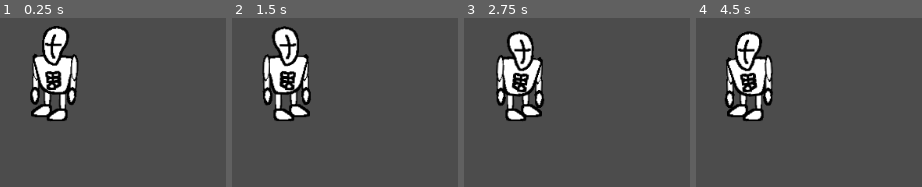
Above: before the commit, frames 1-4 (left to right).
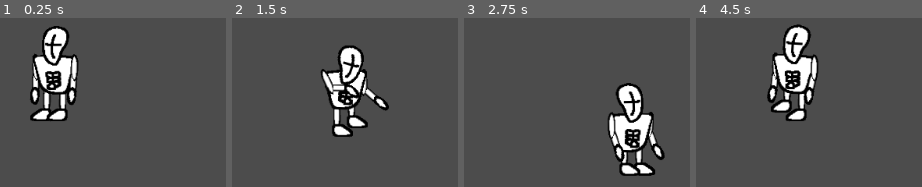
Above: after the commit, the same moments.

Repository: IllusiveS/godot_2d_animation
Game: Godot game, scene res://Level.tscn
The game is run twice, just before and just after one commit, with the same random seed, the same clock (stepped at 60 frames per second) and the same inputs. Before the commit the project has no main scene; this scene is started directly in both runs.
Inputs:
- Up to frame 1 (0.25 s): no input
- Up to frame 2 (1.5 s): hold Right (ui_right) 0.53-1.28 s; hold Space (ui_select) 0.53-1.28 s; hold Down (ui_down) from 1.28 s (still down); tap Space (ui_select) at 1.35 s
- Up to frame 3 (2.75 s): tap Space (ui_select) at 1.52, 1.82 s; release Down (ui_down) at 2.03 s; hold Right (ui_right) from 2.03 s (still down); hold Space (ui_select) from 2.03 s (still down)
- Up to frame 4 (4.5 s): release Right (ui_right) at 2.78 s; release Space (ui_select) at 2.78 s; hold Up (ui_up) 2.78-3.53 s; tap Space (ui_select) at 2.85, 3.02, 3.32, 4.35 s; hold Space (ui_select) 3.53-4.28 s; hold Left (ui_left) from 3.53 s (still down)

The runs differ from the first frame. In frame 1, 0.7% of the frame differs, in the area x 13-24%, y 43-61%; in frame 2, 15%; in frame 3, 15%, in the area x 14-89%, y 7-94%; in frame 4, 15%.

Commit message:
working basic anim tree

Diff:
--- a/Character.tscn
+++ b/Character.tscn
@@ -1,6 +1,6 @@
-[gd_scene load_steps=18 format=2]
-
-[ext_resource path="res://Character.gd" type="Script" id=1]
+[gd_scene load_steps=28 format=2]
+
+[ext_resource path="res://Scripts/Character.gd" type="Script" id=1]
 [ext_resource path="res://CompiledAssets/HandPartTemplate.png" type="Texture" id=2]
 [ext_resource path="res://CompiledAssets/BodyTemplate.png" type="Texture" id=3]
 [ext_resource path="res://CompiledAssets/HeadTemplate.png" type="Texture" id=4]
@@ -8,8 +8,6 @@
 [ext_resource path="res://CompiledAssets/FeetTemplate.png" type="Texture" id=6]
 
 [sub_resource type="Animation" id=1]
-
-[sub_resource type="Animation" id=2]
 length = 0.5
 loop = true
 tracks/0/type = "bezier"
@@ -333,12 +331,12 @@
 "values": [ -1.71747, 18.9529, -1.71747 ]
 }
 
+[sub_resource type="Animation" id=2]
+resource_name = "FlipLeft"
+
 [sub_resource type="Animation" id=3]
-resource_name = "FlipLeft"
 
 [sub_resource type="Animation" id=4]
-
-[sub_resource type="Animation" id=5]
 length = 1.8
 loop = true
 tracks/0/type = "bezier"
@@ -490,6 +488,266 @@
 "times": PoolRealArray( 0 )
 }
 
+[sub_resource type="Animation" id=5]
+length = 2.0
+loop = true
+tracks/0/type = "bezier"
+tracks/0/path = NodePath("Skeleton/Hip/Chest/LArm/LArmLower/LHand:position:x")
+tracks/0/interp = 1
+tracks/0/loop_wrap = true
+tracks/0/imported = false
+tracks/0/enabled = true
+tracks/0/keys = {
+"points": PoolRealArray( 8.08891, -0.25, 0, 0.25, 0, 8.08891, -0.25, 0, 0.25, 0, 8.08891, -0.25, 0, 0.25, 0, 8.08891, -0.25, 0, 0.25, 0, 8.08891, -0.25, 0, 0.25, 0 ),
+"times": PoolRealArray( 0, 0.5, 1, 1.5, 2 )
+}
+tracks/1/type = "bezier"
+tracks/1/path = NodePath("Skeleton/Hip/Chest/LArm/LArmLower/LHand:position:y")
+tracks/1/interp = 1
+tracks/1/loop_wrap = true
+tracks/1/imported = false
+tracks/1/enabled = true
+tracks/1/keys = {
+"points": PoolRealArray( 0.450816, -0.25, 0, 0.25, 0, 0.450816, -0.25, 0, 0.25, 0, 0.450816, -0.25, 0, 0.25, 0, 0.450816, -0.25, 0, 0.25, 0, 0.450816, -0.25, 0, 0.25, 0 ),
+"times": PoolRealArray( 0, 0.5, 1, 1.5, 2 )
+}
+tracks/2/type = "value"
+tracks/2/path = NodePath("Skeleton/Hip/Chest/LArm/LArmLower/LHand:rotation_degrees")
+tracks/2/interp = 1
+tracks/2/loop_wrap = true
+tracks/2/imported = false
+tracks/2/enabled = true
+tracks/2/keys = {
+"times": PoolRealArray( 0, 0.5, 1, 1.5, 2 ),
+"transitions": PoolRealArray( 1, 1, 1, 1, 1 ),
+"update": 0,
+"values": [ 2.61765, -18.6067, -43.6551, -28.6379, 2.61765 ]
+}
+tracks/3/type = "bezier"
+tracks/3/path = NodePath("Skeleton/Hip/Chest/LArm/LArmLower:position:x")
+tracks/3/interp = 1
+tracks/3/loop_wrap = true
+tracks/3/imported = false
+tracks/3/enabled = true
+tracks/3/keys = {
+"points": PoolRealArray( 7.47194, -0.25, 0, 0.25, 0, 7.47194, -0.25, 0, 0.25, 0, 7.47194, -0.25, 0, 0.25, 0, 7.47194, -0.25, 0, 0.25, 0, 7.47194, -0.25, 0, 0.25, 0 ),
+"times": PoolRealArray( 0, 0.5, 1, 1.5, 2 )
+}
+tracks/4/type = "bezier"
+tracks/4/path = NodePath("Skeleton/Hip/Chest/LArm/LArmLower:position:y")
+tracks/4/interp = 1
+tracks/4/loop_wrap = true
+tracks/4/imported = false
+tracks/4/enabled = true
+tracks/4/keys = {
+"points": PoolRealArray( -0.233473, -0.25, 0, 0.25, 0, -0.233473, -0.25, 0, 0.25, 0, -0.233473, -0.25, 0, 0.25, 0, -0.233473, -0.25, 0, 0.25, 0, -0.233473, -0.25, 0, 0.25, 0 ),
+"times": PoolRealArray( 0, 0.5, 1, 1.5, 2 )
+}
+tracks/5/type = "value"
+tracks/5/path = NodePath("Skeleton/Hip/Chest/LArm/LArmLower:rotation_degrees")
+tracks/5/interp = 1
+tracks/5/loop_wrap = true
+tracks/5/imported = false
+tracks/5/enabled = true
+tracks/5/keys = {
+"times": PoolRealArray( 0, 0.5, 1, 1.5, 2 ),
+"transitions": PoolRealArray( 1, 1, 1, 1, 1 ),
+"update": 0,
+"values": [ 0.0, 53.2473, 65.9721, 37.791, 0.0 ]
+}
+tracks/6/type = "bezier"
+tracks/6/path = NodePath("Skeleton/Hip/Chest/LArm:position:x")
+tracks/6/interp = 1
+tracks/6/loop_wrap = true
+tracks/6/imported = false
+tracks/6/enabled = true
+tracks/6/keys = {
+"points": PoolRealArray( 7.92938, -0.25, 0, 0.25, 0, 7.92938, -0.25, 0, 0.25, 0, 7.92938, -0.25, 0, 0.25, 0, 7.92938, -0.25, 0, 0.25, 0, 7.92938, -0.25, 0, 0.25, 0 ),
+"times": PoolRealArray( 0, 0.5, 1, 1.5, 2 )
+}
+tracks/7/type = "bezier"
+tracks/7/path = NodePath("Skeleton/Hip/Chest/LArm:position:y")
+tracks/7/interp = 1
+tracks/7/loop_wrap = true
+tracks/7/imported = false
+tracks/7/enabled = true
+tracks/7/keys = {
+"points": PoolRealArray( 10.3414, -0.25, 0, 0.25, 0, 10.3414, -0.25, 0, 0.25, 0, 10.3414, -0.25, 0, 0.25, 0, 10.3414, -0.25, 0, 0.25, 0, 10.3414, -0.25, 0, 0.25, 0 ),
+"times": PoolRealArray( 0, 0.5, 1, 1.5, 2 )
+}
+tracks/8/type = "value"
+tracks/8/path = NodePath("Skeleton/Hip/Chest/LArm:rotation_degrees")
+tracks/8/interp = 1
+tracks/8/loop_wrap = true
+tracks/8/imported = false
+tracks/8/enabled = true
+tracks/8/keys = {
+"times": PoolRealArray( 0, 0.5, 1, 1.5, 2 ),
+"transitions": PoolRealArray( 1, 1, 1, 1, 1 ),
+"update": 0,
+"values": [ 179.16, 193.717, 207.821, 186.715, 179.16 ]
+}
+tracks/9/type = "bezier"
+tracks/9/path = NodePath("Skeleton/Hip/Chest/RArm:position:x")
+tracks/9/interp = 1
+tracks/9/loop_wrap = true
+tracks/9/imported = false
+tracks/9/enabled = true
+tracks/9/keys = {
+"points": PoolRealArray( 8.16078, -0.25, 0, 0.25, 0, 8.16078, -0.25, 0, 0.25, 0, 8.16078, -0.25, 0, 0.25, 0, 8.16078, -0.25, 0, 0.25, 0, 8.16078, -0.25, 0, 0.25, 0 ),
+"times": PoolRealArray( 0, 0.5, 1, 1.5, 2 )
+}
+tracks/10/type = "bezier"
+tracks/10/path = NodePath("Skeleton/Hip/Chest/RArm:position:y")
+tracks/10/interp = 1
+tracks/10/loop_wrap = true
+tracks/10/imported = false
+tracks/10/enabled = true
+tracks/10/keys = {
+"points": PoolRealArray( -8.5005, -0.25, 0, 0.25, 0, -8.5005, -0.25, 0, 0.25, 0, -8.5005, -0.25, 0, 0.25, 0, -8.5005, -0.25, 0, 0.25, 0, -8.5005, -0.25, 0, 0.25, 0 ),
+"times": PoolRealArray( 0, 0.5, 1, 1.5, 2 )
+}
+tracks/11/type = "value"
+tracks/11/path = NodePath("Skeleton/Hip/Chest/RArm:rotation_degrees")
+tracks/11/interp = 1
+tracks/11/loop_wrap = true
+tracks/11/imported = false
+tracks/11/enabled = true
+tracks/11/keys = {
+"times": PoolRealArray( 0, 0.5, 1, 1.5, 2 ),
+"transitions": PoolRealArray( 1, 1, 1, 1, 1 ),
+"update": 0,
+"values": [ 177.91, 174.627, 182.741, 177.149, 177.91 ]
+}
+tracks/12/type = "bezier"
+tracks/12/path = NodePath("Skeleton/Hip/Chest/RArm/RArmLower:position:x")
+tracks/12/interp = 1
+tracks/12/loop_wrap = true
+tracks/12/imported = false
+tracks/12/enabled = true
+tracks/12/keys = {
+"points": PoolRealArray( 7.24362, -0.25, 0, 0.25, 0, 7.24362, -0.25, 0, 0.25, 0, 7.24362, -0.25, 0, 0.25, 0, 7.24362, -0.25, 0, 0.25, 0, 7.24362, -0.25, 0, 0.25, 0 ),
+"times": PoolRealArray( 0, 0.5, 1, 1.5, 2 )
+}
+tracks/13/type = "bezier"
+tracks/13/path = NodePath("Skeleton/Hip/Chest/RArm/RArmLower:position:y")
+tracks/13/interp = 1
+tracks/13/loop_wrap = true
+tracks/13/imported = false
+tracks/13/enabled = true
+tracks/13/keys = {
+"points": PoolRealArray( 0.146984, -0.25, 0, 0.25, 0, 0.146984, -0.25, 0, 0.25, 0, 0.146984, -0.25, 0, 0.25, 0, 0.146984, -0.25, 0, 0.25, 0, 0.146984, -0.25, 0, 0.25, 0 ),
+"times": PoolRealArray( 0, 0.5, 1, 1.5, 2 )
+}
+tracks/14/type = "value"
+tracks/14/path = NodePath("Skeleton/Hip/Chest/RArm/RArmLower:rotation_degrees")
+tracks/14/interp = 1
+tracks/14/loop_wrap = true
+tracks/14/imported = false
+tracks/14/enabled = true
+tracks/14/keys = {
+"times": PoolRealArray( 0, 0.5, 1, 1.5, 2 ),
+"transitions": PoolRealArray( 1, 1, 1, 1, 1 ),
+"update": 0,
+"values": [ 1.42121, 73.1951, 39.5246, 19.5876, 1.42121 ]
+}
+tracks/15/type = "bezier"
+tracks/15/path = NodePath("Skeleton/Hip/Chest/RArm/RArmLower/RHand:position:x")
+tracks/15/interp = 1
+tracks/15/loop_wrap = true
+tracks/15/imported = false
+tracks/15/enabled = true
+tracks/15/keys = {
+"points": PoolRealArray( 8.75013, -0.25, 0, 0.25, 0, 8.75013, -0.25, 0, 0.25, 0, 8.75013, -0.25, 0, 0.25, 0, 8.75013, -0.25, 0, 0.25, 0, 8.75013, -0.25, 0, 0.25, 0 ),
+"times": PoolRealArray( 0, 0.5, 1, 1.5, 2 )
+}
+tracks/16/type = "bezier"
+tracks/16/path = NodePath("Skeleton/Hip/Chest/RArm/RArmLower/RHand:position:y")
+tracks/16/interp = 1
+tracks/16/loop_wrap = true
+tracks/16/imported = false
+tracks/16/enabled = true
+tracks/16/keys = {
+"points": PoolRealArray( -0.008605, -0.25, 0, 0.25, 0, -0.008605, -0.25, 0, 0.25, 0, -0.008605, -0.25, 0, 0.25, 0, -0.008605, -0.25, 0, 0.25, 0, -0.008605, -0.25, 0, 0.25, 0 ),
+"times": PoolRealArray( 0, 0.5, 1, 1.5, 2 )
+}
+tracks/17/type = "value"
+tracks/17/path = NodePath("Skeleton/Hip/Chest/RArm/RArmLower/RHand:rotation_degrees")
+tracks/17/interp = 1
+tracks/17/loop_wrap = true
+tracks/17/imported = false
+tracks/17/enabled = true
+tracks/17/keys = {
+"times": PoolRealArray( 0, 0.5, 1, 1.5, 2 ),
+"transitions": PoolRealArray( 1, 1, 1, 1, 1 ),
+"update": 0,
+"values": [ 0.0, 35.2282, -9.34157, 8.51986, 0.0 ]
+}
+tracks/18/type = "bezier"
+tracks/18/path = NodePath("Skeleton/Hip/Chest/Spine/Head:position:x")
+tracks/18/interp = 1
+tracks/18/loop_wrap = true
+tracks/18/imported = false
+tracks/18/enabled = true
+tracks/18/keys = {
+"points": PoolRealArray( 10.3396, -0.25, 0, 0.25, 0, 10.3396, -0.25, 0, 0.25, 0, 7.56509, -0.25, 0, 0.25, 0, 10.0617, -0.25, 0, 0.25, 0, 10.3396, -0.25, 0, 0.25, 0 ),
+"times": PoolRealArray( 0, 0.5, 1, 1.5, 2 )
+}
+tracks/19/type = "bezier"
+tracks/19/path = NodePath("Skeleton/Hip/Chest/Spine/Head:position:y")
+tracks/19/interp = 1
+tracks/19/loop_wrap = true
+tracks/19/imported = false
+tracks/19/enabled = true
+tracks/19/keys = {
+"points": PoolRealArray( -0.256515, -0.25, 0, 0.25, 0, -0.256515, -0.25, 0, 0.25, 0, -0.919206, -0.25, 0, 0.25, 0, -1.78085, -0.25, 0, 0.25, 0, -0.256515, -0.25, 0, 0.25, 0 ),
+"times": PoolRealArray( 0, 0.5, 1, 1.5, 2 )
+}
+tracks/20/type = "value"
+tracks/20/path = NodePath("Skeleton/Hip/Chest/Spine/Head:rotation_degrees")
+tracks/20/interp = 1
+tracks/20/loop_wrap = true
+tracks/20/imported = false
+tracks/20/enabled = true
+tracks/20/keys = {
+"times": PoolRealArray( 0, 0.5, 1, 1.5, 2 ),
+"transitions": PoolRealArray( 1, 1, 1, 1, 1 ),
+"update": 0,
+"values": [ -1.71747, 8.879, -22.9809, 9.16695, -1.71747 ]
+}
+tracks/21/type = "bezier"
+tracks/21/path = NodePath("Skeleton/Hip/Chest:position:x")
+tracks/21/interp = 1
+tracks/21/loop_wrap = true
+tracks/21/imported = false
+tracks/21/enabled = true
+tracks/21/keys = {
+"points": PoolRealArray( 0.3013, -0.25, 0, 0.25, 0, 0.3013, -0.25, 0, 0.25, 0, 0.3013, -0.25, 0, 0.25, 0, 2.02337, -0.25, 0, 0.25, 0, 0.3013, -0.25, 0, 0.25, 0 ),
+"times": PoolRealArray( 0, 0.5, 1, 1.5, 2 )
+}
+tracks/22/type = "bezier"
+tracks/22/path = NodePath("Skeleton/Hip/Chest:position:y")
+tracks/22/interp = 1
+tracks/22/loop_wrap = true
+tracks/22/imported = false
+tracks/22/enabled = true
+tracks/22/keys = {
+"points": PoolRealArray( -15.2296, -0.25, 0, 0.25, 0, -15.2296, -0.25, 0, 0.25, 0, -15.2296, -0.25, 0, 0.25, 0, -17.1738, -0.25, 0, 0.25, 0, -15.2296, -0.25, 0, 0.25, 0 ),
+"times": PoolRealArray( 0, 0.5, 1, 1.5, 2 )
+}
+tracks/23/type = "value"
+tracks/23/path = NodePath("Skeleton/Hip/Chest:rotation_degrees")
+tracks/23/interp = 1
+tracks/23/loop_wrap = true
+tracks/23/imported = false
+tracks/23/enabled = true
+tracks/23/keys = {
+"times": PoolRealArray( 0, 0.5, 1, 1.5, 2 ),
+"transitions": PoolRealArray( 1, 1, 1, 1, 1 ),
+"update": 0,
+"values": [ -87.7542, -93.5972, -88.8013, -83.9866, -87.7542 ]
+}
+
 [sub_resource type="Animation" id=6]
 loop = true
 tracks/0/type = "bezier"
@@ -589,27 +847,71 @@
 "values": [ -87.7542, -87.7542, -87.7542 ]
 }
 
-[sub_resource type="AnimationNodeAnimation" id=7]
+[sub_resource type="AnimationNodeBlend2" id=7]
+filter_enabled = true
+filters = [ "Skeleton/Hip/LLeg:position:x", "Skeleton/Hip/LLeg:position:y", "Skeleton/Hip/LLeg:rotation_degrees", "Skeleton/Hip/RLeg:position:x", "Skeleton/Hip/RLeg:position:y", "Skeleton/Hip/RLeg:rotation_degrees" ]
+
+[sub_resource type="AnimationNodeAnimation" id=8]
 animation = "Idle"
 
-[sub_resource type="AnimationNodeAnimation" id=8]
+[sub_resource type="AnimationNodeAnimation" id=9]
 animation = "Walk"
 
-[sub_resource type="AnimationNodeBlendSpace1D" id=9]
-blend_point_0/node = SubResource( 7 )
+[sub_resource type="AnimationNodeBlendSpace1D" id=10]
+blend_point_0/node = SubResource( 8 )
 blend_point_0/pos = 0.0
-blend_point_1/node = SubResource( 8 )
+blend_point_1/node = SubResource( 9 )
 blend_point_1/pos = 1.0
 min_space = 0.0
 
-[sub_resource type="AnimationNodeBlendTree" id=10]
-graph_offset = Vector2( -190, 56 )
-nodes/Movement/node = SubResource( 9 )
-nodes/Movement/position = Vector2( -40, 120 )
-nodes/output/position = Vector2( 400, 120 )
-node_connections = [ "output", 0, "Movement" ]
-
-[sub_resource type="CapsuleShape2D" id=11]
+[sub_resource type="AnimationNodeAnimation" id=11]
+animation = "DmgTaken"
+
+[sub_resource type="AnimationNodeAnimation" id=12]
+animation = "Idle"
+
+[sub_resource type="AnimationNodeAnimation" id=13]
+animation = "Talking"
+
+[sub_resource type="AnimationNodeStateMachineTransition" id=14]
+switch_mode = 2
+auto_advance = true
+
+[sub_resource type="AnimationNodeStateMachineTransition" id=15]
+
+[sub_resource type="AnimationNodeStateMachineTransition" id=16]
+switch_mode = 2
+auto_advance = true
+
+[sub_resource type="AnimationNodeStateMachineTransition" id=17]
+
+[sub_resource type="AnimationNodeStateMachine" id=18]
+states/DmgTaken/node = SubResource( 11 )
+states/DmgTaken/position = Vector2( 634, 360 )
+states/Idle/node = SubResource( 12 )
+states/Idle/position = Vector2( 379, 360 )
+states/Talking/node = SubResource( 13 )
+states/Talking/position = Vector2( 173, 360 )
+transitions = [ "DmgTaken", "Idle", SubResource( 14 ), "Idle", "DmgTaken", SubResource( 15 ), "Talking", "Idle", SubResource( 16 ), "Idle", "Talking", SubResource( 17 ) ]
+start_node = "Idle"
+graph_offset = Vector2( -101, 193 )
+
+[sub_resource type="AnimationNodeBlendTree" id=19]
+graph_offset = Vector2( -227, 189.5 )
+nodes/Blend2/node = SubResource( 7 )
+nodes/Blend2/position = Vector2( 258, 254.1 )
+nodes/Movement/node = SubResource( 10 )
+nodes/Movement/position = Vector2( -20, 340 )
+nodes/StateMachine/node = SubResource( 18 )
+nodes/StateMachine/position = Vector2( -20, 160 )
+nodes/output/position = Vector2( 460, 260 )
+node_connections = [ "output", 0, "Blend2", "Blend2", 0, "StateMachine", "Blend2", 1, "Movement" ]
+
+[sub_resource type="AnimationNodeStateMachinePlayback" id=20]
+
+[sub_resource type="CapsuleShape2D" id=21]
+radius = 20.4726
+height = 64.0573
 
 [node name="Character" type="KinematicBody2D"]
 scale = Vector2( -1, 1 )
@@ -741,23 +1043,23 @@
 rest = Transform2D( 1, 0, 0, 1, -0.946671, 20.8269 )
 
 [node name="Chest" type="Bone2D" parent="Skeleton/Hip"]
-position = Vector2( -0.227325, -14.0213 )
-rotation = -1.57289
-scale = Vector2( 2.46143, 2.6381 )
+position = Vector2( -0.197294, -14.0899 )
+rotation = -1.57131
+scale = Vector2( 2.46143, 2.63811 )
 rest = Transform2D( 0.0964532, -2.45954, 2.63608, 0.103376, 0.3013, -15.2296 )
 
 [node name="Spine" type="Bone2D" parent="Skeleton/Hip/Chest"]
 rest = Transform2D( 1, 0, 0, 1, 0, 0 )
 
 [node name="Head" type="Bone2D" parent="Skeleton/Hip/Chest/Spine"]
-position = Vector2( 9.59291, -0.431484 )
-rotation = 0.00538452
+position = Vector2( 9.63533, -0.421544 )
+rotation = 0.00403371
 scale = Vector2( 0.724244, 1.02827 )
 rest = Transform2D( 0.723919, -0.0217064, 0.0308183, 1.02781, 10.3396, -0.256515 )
 
 [node name="RArm" type="Bone2D" parent="Skeleton/Hip/Chest"]
 position = Vector2( 8.16078, -8.5005 )
-rotation = 3.13092
+rotation = 3.12994
 rest = Transform2D( -0.999335, 0.0364656, -0.0364656, -0.999335, 8.16078, -8.5005 )
 __meta__ = {
 "_edit_bone_": true,
@@ -766,7 +1068,7 @@
 
 [node name="RArmLower" type="Bone2D" parent="Skeleton/Hip/Chest/RArm"]
 position = Vector2( 7.24362, 0.146984 )
-rotation = 0.0207145
+rotation = 0.0248048
 rest = Transform2D( 0.999692, 0.0248022, -0.0248022, 0.999692, 7.24362, 0.146984 )
 default_length = 9.0
 __meta__ = {
@@ -783,7 +1085,7 @@
 
 [node name="LArm" type="Bone2D" parent="Skeleton/Hip/Chest"]
 position = Vector2( 7.92938, 10.3414 )
-rotation = 3.15542
+rotation = 3.22283
 rest = Transform2D( -0.999892, 0.0146686, -0.0146686, -0.999892, 7.92938, 10.3414 )
 __meta__ = {
 "_edit_bone_": true,
@@ -799,7 +1101,7 @@
 
 [node name="LHand" type="Bone2D" parent="Skeleton/Hip/Chest/LArm/LArmLower"]
 position = Vector2( 8.08891, 0.450816 )
-rotation = 0.0456866
+rotation = 0.0456867
 rest = Transform2D( 0.998957, 0.0456708, -0.0456708, 0.998957, 8.08891, 0.450816 )
 default_length = 5.0
 __meta__ = {
@@ -824,7 +1126,7 @@
 default_length = 2.0
 
 [node name="RLeg" type="Bone2D" parent="Skeleton/Hip"]
-position = Vector2( -8.23018, -1.13281 )
+position = Vector2( -9.11102, 4.15219 )
 rotation = 1.5581
 scale = Vector2( 2.46186, 2.6377 )
 rest = Transform2D( 0.031244, 2.46166, -2.63749, 0.0334757, -9.11102, 4.15219 )
@@ -841,18 +1143,21 @@
 default_length = 2.0
 
 [node name="AnimationPlayer" type="AnimationPlayer" parent="."]
-anims/DmgTake = SubResource( 1 )
-anims/DmgTaken = SubResource( 2 )
-anims/FlipLeft = SubResource( 3 )
-anims/FlipRight = SubResource( 4 )
-anims/Idle = SubResource( 5 )
+anims/DmgTaken = SubResource( 1 )
+anims/FlipLeft = SubResource( 2 )
+anims/FlipRight = SubResource( 3 )
+anims/Idle = SubResource( 4 )
+anims/Talking = SubResource( 5 )
 anims/Walk = SubResource( 6 )
 
 [node name="AnimationTree" type="AnimationTree" parent="."]
-tree_root = SubResource( 10 )
+tree_root = SubResource( 19 )
 anim_player = NodePath("../AnimationPlayer")
 active = true
+parameters/Blend2/blend_amount = 1.0
 parameters/Movement/blend_position = 0.0
+parameters/StateMachine/playback = SubResource( 20 )
 
 [node name="CollisionShape2D" type="CollisionShape2D" parent="."]
-shape = SubResource( 11 )
+position = Vector2( 0, 3.2119 )
+shape = SubResource( 21 )
--- a/Level.tscn
+++ b/Level.tscn
@@ -1,6 +1,6 @@
 [gd_scene load_steps=3 format=2]
 
-[ext_resource path="res://CharacterController.gd" type="Script" id=1]
+[ext_resource path="res://Scripts/CharacterController.gd" type="Script" id=1]
 [ext_resource path="res://Character.tscn" type="PackedScene" id=2]
 
 [node name="Level" type="Node2D"]
--- a/Character.gd
+++ b/Scripts/Character.gd
@@ -1,11 +1,10 @@
 extends KinematicBody2D
-
-class_name Character
 
 export var speed : int
 export var turn_speed : float
 
 onready var animation_tree = $AnimationTree
+onready var state_machine = animation_tree["parameters/StateMachine/playback"]
 var target_direciton : Vector2
 var direction : Vector2
 var h_flip = 1
@@ -22,8 +21,13 @@
 
 func _process(delta):
 	flip_horizontal(delta)
-	#target_direciton = move_and_slide(target_direciton)
+	target_direciton = move_and_slide(target_direciton)
 	direction = target_direciton
+	animation_tree["parameters/Movement/blend_position"] = direction.normalized().length()
+	pass
+
+func begin_talking():
+	state_machine.travel("Talking")
 	pass
 
 func flip_horizontal(delta):
@@ -43,7 +47,7 @@
 		if h_flip < -1:
 			h_flip = -1
 
-	#print(global_scale.x)
-
-	$"..".scale.x = h_flip
+	print(h_flip)
+	$"Polygons".scale.x = h_flip
+	$"Skeleton".scale.x = h_flip
 	pass
--- a/CharacterController.gd
+++ b/Scripts/CharacterController.gd
@@ -1,7 +1,7 @@
 extends Node
 
 export var character_controlled : NodePath
-var character_to_control : Character
+var character_to_control
 
 var velocity = Vector2()
 
@@ -20,6 +20,8 @@
 		velocity.y += 1
 	if Input.is_action_pressed('ui_up'):
 		velocity.y -= 1
+	if Input.is_action_pressed('ui_select'):
+		character_to_control.begin_talking()
 	velocity = velocity.normalized()
 	character_to_control.set_move_target(velocity)
 
--- a/project.godot
+++ b/project.godot
@@ -8,19 +8,15 @@
 
 config_version=4
 
-_global_script_classes=[ {
-"base": "KinematicBody2D",
-"class": "Character",
-"language": "GDScript",
-"path": "res://Character.gd"
-} ]
+_global_script_classes=[  ]
 _global_script_class_icons={
-"Character": ""
+
 }
 
 [application]
 
 config/name="AnimTest"
+run/main_scene="res://Level.tscn"
 config/icon="res://icon.png"
 
 [rendering]
